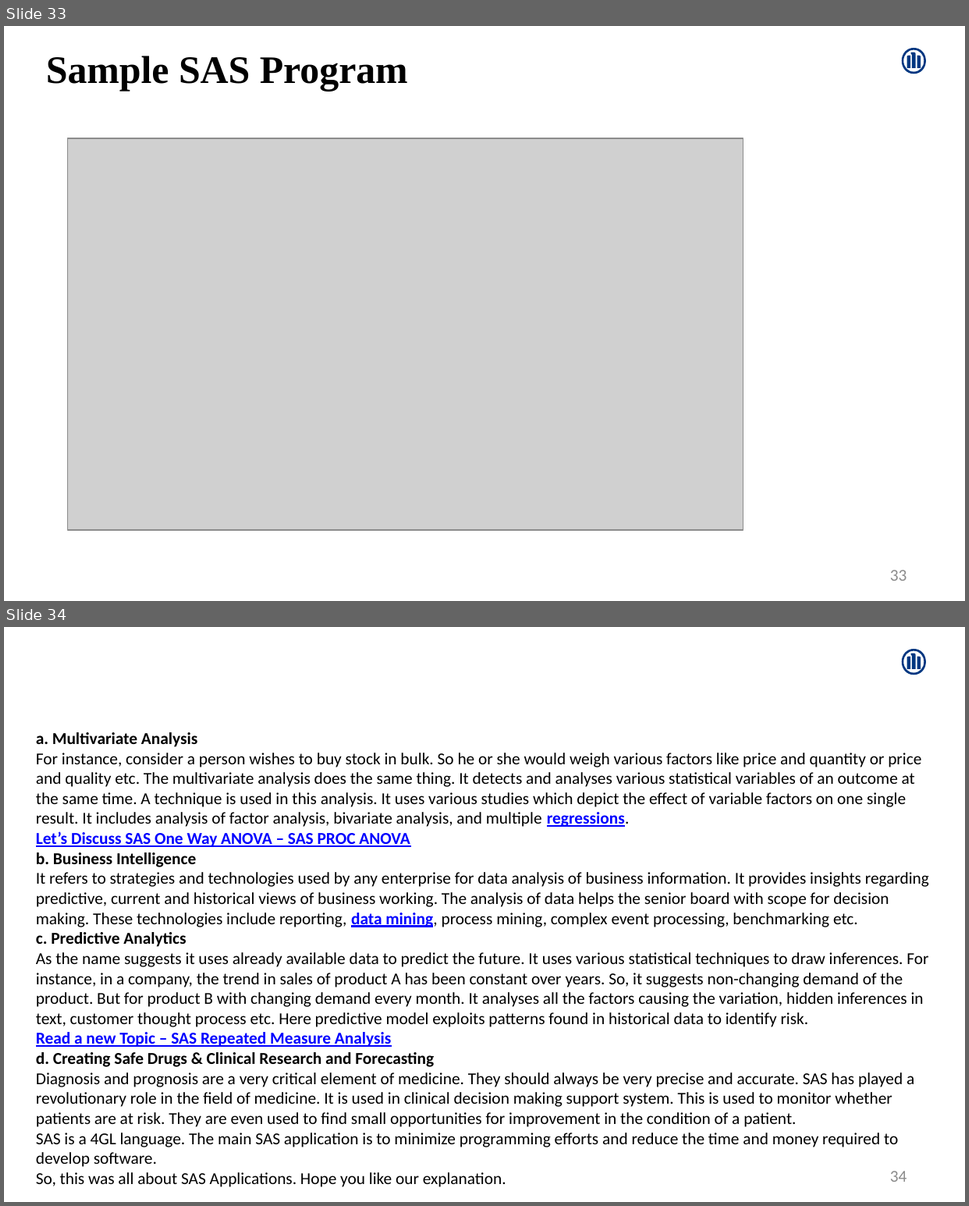
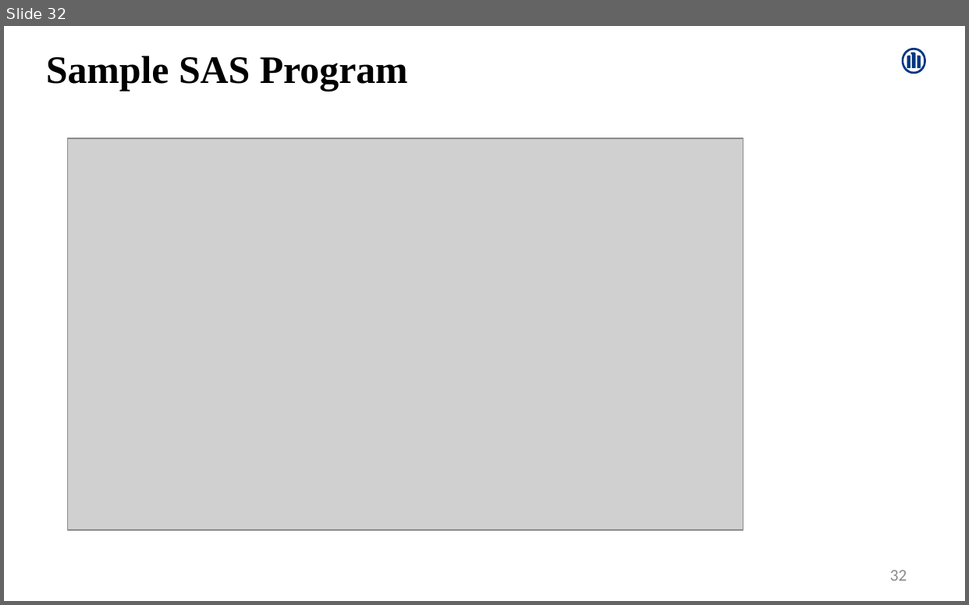
Before and after one commit to Amrutha-Mohan/UpdatedProjects, a slide deck: AmruthaMohan.pptx. Shown one above the other, each under a label of ours: slides 33 and 34 before the commit, slide 32 after it. The pictures are 969x1206 and 969x605 pixels, drawn with LibreOffice and Linux fonts; fonts in the diff are those of the drawing; grey boxes stand for pictures. Boxes give left, top, right and bottom in pixels: in the first picture for what was removed or moved away, otherwise in the second. Text is boxed around its words. In the diff, an @@ line names an element or a change of style, - is before the commit and + after.

```diff
--- a/AmruthaMohan.pptx
+++ b/AmruthaMohan.pptx
@@ slide 34 removed at (4, 627, 965, 1202), background #FFFFFF; not listed: 1 template element that a slide beside it also shows @@
@@ text removed at (36, 732, 929, 1187) @@
-a. Multivariate Analysis
-For instance, consider a person wishes to buy stock in bulk. So he or she would weigh various factors like price and quantity or price and quality etc. The multivariate analysis does the same thing. It detects and analyses various statistical variables of an outcome at the same time. A technique is used in this analysis. It uses various studies which depict the effect of variable factors on one single result. It includes analysis of factor analysis, bivariate analysis, and multiple regressions.
-Let’s Discuss SAS One Way ANOVA – SAS PROC ANOVA
-b. Business Intelligence
-It refers to strategies and technologies used by any enterprise for data analysis of business information. It provides insights regarding predictive, current and historical views of business working. The analysis of data helps the senior board with scope for decision making. These technologies include reporting, data mining, process mining, complex event processing, benchmarking etc.
-c. Predictive Analytics
-As the name suggests it uses already available data to predict the future. It uses various statistical techniques to draw inferences. For instance, in a company, the trend in sales of product A has been constant over years. So, it suggests non-changing demand of the product. But for product B with changing demand every month. It analyses all the factors causing the variation, hidden inferences in text, customer thought process etc. Here predictive model exploits patterns found in historical data to identify risk.
-Read a new Topic – SAS Repeated Measure Analysis
-d. Creating Safe Drugs & Clinical Research and Forecasting
-Diagnosis and prognosis are a very critical element of medicine. They should always be very precise and accurate. SAS has played a revolutionary role in the field of medicine. It is used in clinical decision making support system. This is used to monitor whether patients are at risk. They are even used to find small opportunities for improvement in the condition of a patient.
-SAS is a 4GL language. The main SAS application is to minimize programming efforts and reduce the time and money required to develop software.
-So, this was all about SAS Applications. Hope you like our explanation.
@@ page number removed at (890, 1171, 907, 1182) @@
-34
@@ what was slide 33 is now slide 32 @@
@@ page number at (890, 570, 907, 581): text changed @@
-33
+32
```
Also in this commit, not shown: 7 slides changed, 2 slides added, 4 other slides removed.
